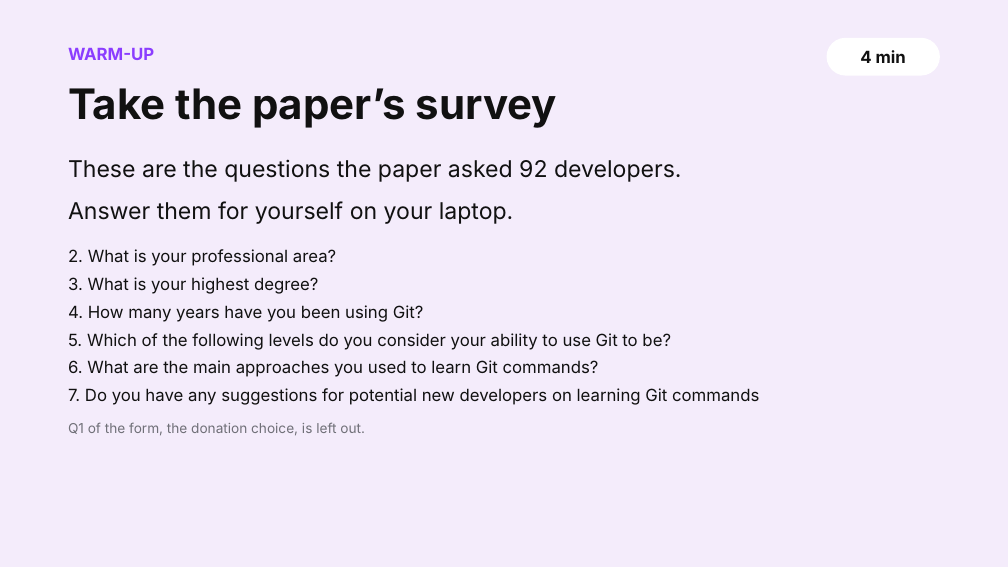
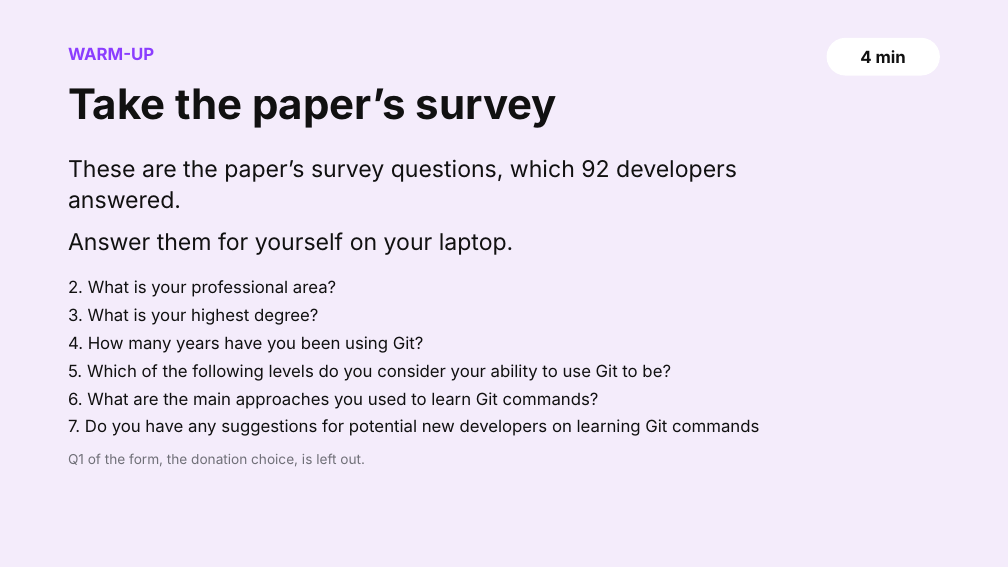
Before and after one commit to shubham3-ucb/cs294-pl, a slide deck: slide 3 of slides/thursday_app.pptx. Drawn at 1008x567 pixels with LibreOffice and Linux fonts; fonts in the diff are those of the drawing. Boxes give left, top, right and bottom in pixels: in the first picture for what was removed or moved away, otherwise in the second. Text is boxed around its words. In the diff, an @@ line names an element or a change of style, - is before the commit and + after.

```diff
--- a/slides/thursday_app.pptx
+++ b/slides/thursday_app.pptx
@@ text at (x1=68, y1=159, x2=737, y2=209): text changed @@
-These are the questions the paper asked 92 developers.
+These are the paper’s survey questions, which 92 developers answered.
@@ text "2. What is your professional ..." moved from (x1=68, y1=249, x2=759, y2=405) to (x1=68, y1=280, x2=759, y2=436) @@
@@ text "Q1 of the form, the ..." moved from (x1=68, y1=422, x2=365, y2=436) to (x1=68, y1=453, x2=365, y2=467) @@
```
Also in this commit, not shown: 5 other slides changed, 16 other files.
